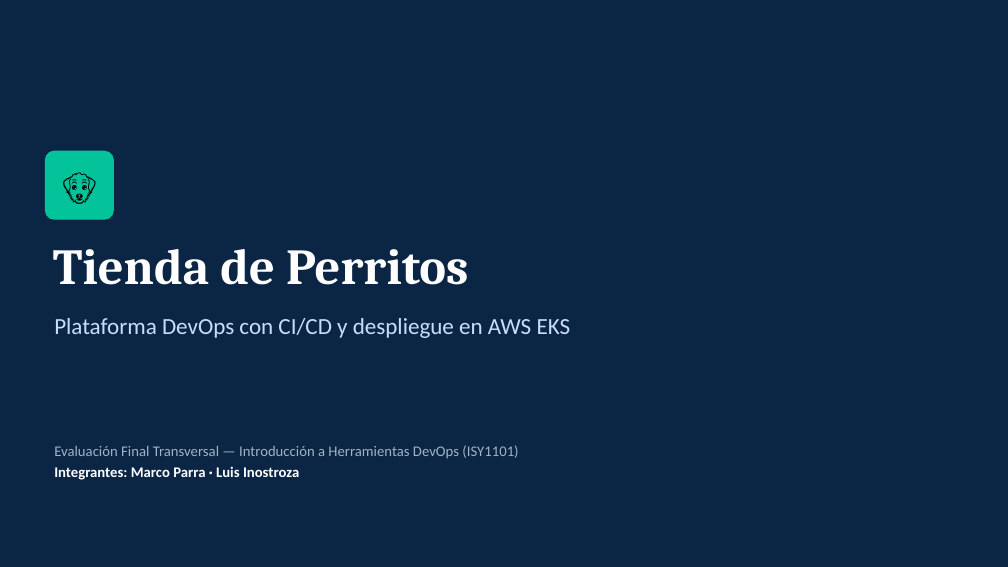
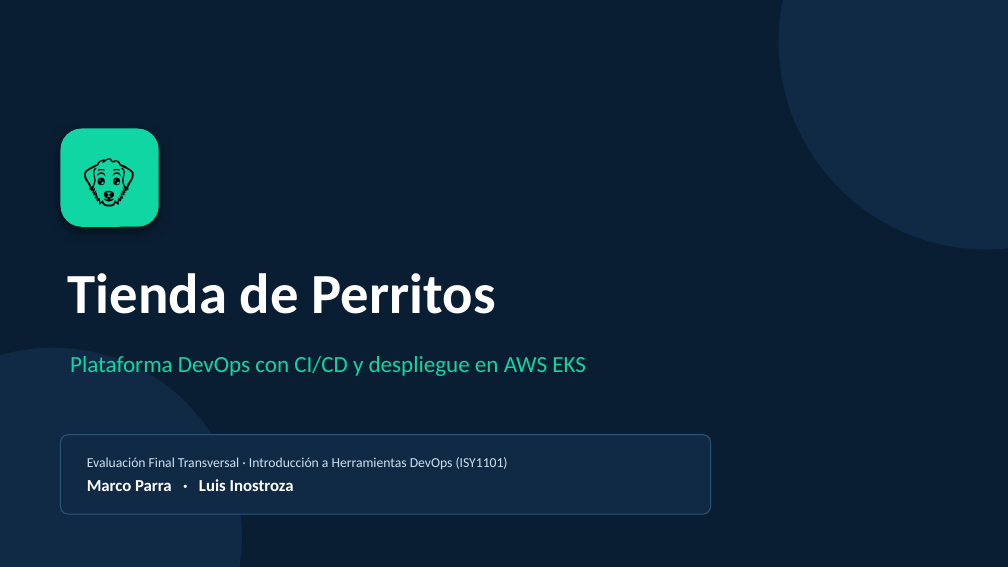
Before and after one commit to Marco-Parra25/Examen-DevOps-Profesor-Mario, a slide deck: slide 1 of docs/Presentacion_ISY1101_TiendaPerritos.pptx. Drawn at 1008x567 pixels with LibreOffice and Linux fonts; fonts in the diff are those of the drawing. Boxes give left, top, right and bottom in pixels: in the first picture for what was removed or moved away, otherwise in the second. Text is boxed around its words. In the diff, an @@ line names an element or a change of style, - is before the commit and + after.

```diff
--- a/docs/Presentacion_ISY1101_TiendaPerritos.pptx
+++ b/docs/Presentacion_ISY1101_TiendaPerritos.pptx
@@ background #0B2545 to #0A1E33 @@
@@ ellipse added at [779,0,1008,250], fill #102A46 @@
@@ text "🐶": place and size @@
-text "🐶" at [45,151,113,219]
+text "🐶" at [60,129,159,227]
@@ text "🐶" at [60,129,159,227]: size 34 to 52 pt @@
@@ rounded rectangle: place and size @@
-rounded rectangle at [45,151,113,219]
+rounded rectangle at [60,129,159,227]
@@ rounded rectangle at [60,129,159,227]: fill #02C39A to #10D6A3; outline #02C39A 1 pt to none; shadow on; proportions changed @@
@@ text "Tienda de Perritos": place and size @@
-text "Tienda de Perritos" at [53,249,469,285]
+text "Tienda de Perritos" at [68,273,496,314]
@@ text "Tienda de Perritos" at [68,273,496,314]: size 48 to 54 pt, font Cambria to Calibri @@
@@ ellipse added at [0,348,242,567], fill #102A46 @@
@@ text "Plataforma DevOps con CI/CD y ...": place and size @@
-text "Plataforma DevOps con CI/CD y ..." at [54,318,571,338]
+text "Plataforma DevOps con CI/CD y ..." at [70,356,586,376]
@@ text "Plataforma DevOps con CI/CD y ..." at [70,356,586,376]: text colour #CADCFC to #10D6A3 @@
@@ rounded rectangle added at [60,435,711,514], fill #102A46, outline #2A5578 1 pt @@
@@ text at [87,457,508,491]: text changed; size 14 to 13 pt; text colour #9FB3C8 to #CFE0F2 @@
-Evaluación Final Transversal — Introducción a Herramientas DevOps (ISY1101)
-Integrantes: Marco Parra · Luis Inostroza
+Evaluación Final Transversal · Introducción a Herramientas DevOps (ISY1101)
+Marco Parra · Luis Inostroza
```
Also in this commit, not shown: 9 other slides changed.
